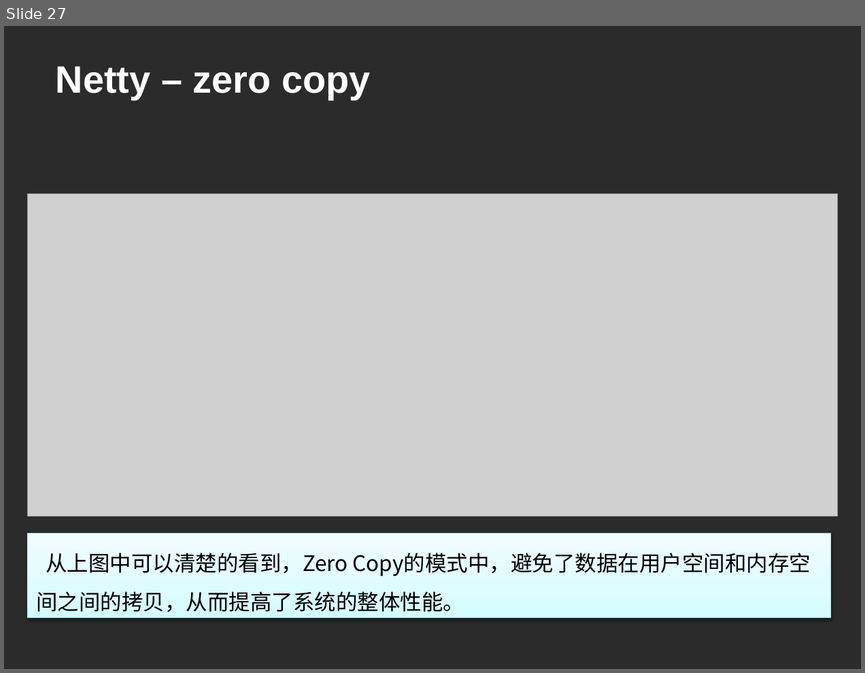
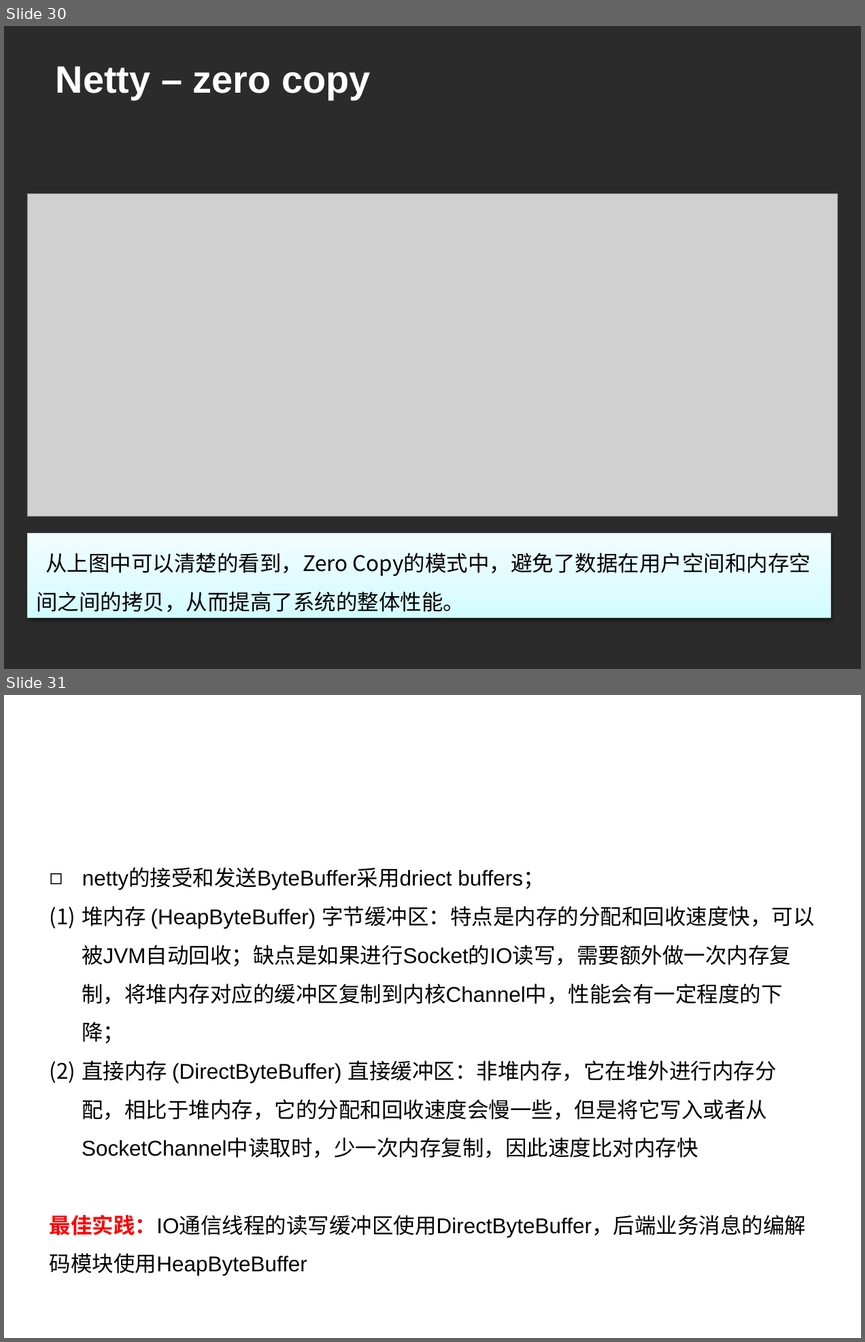
Before and after one commit to yilong7797/01-document, a slide deck: 05-netty/netty.pptx. Shown one above the other, each under a label of ours: slide 27 before the commit, slides 30 and 31 after it. The pictures are 865x673 and 865x1342 pixels, drawn with LibreOffice and Linux fonts; fonts in the diff are those of the drawing; grey boxes stand for pictures; background and template pictures are left out; a plain dark background stands for a picture behind light text. Boxes give left, top, right and bottom in pixels: in the first picture for what was removed or moved away, otherwise in the second. Text is boxed around its words. In the diff, an @@ line names an element or a change of style, - is before the commit and + after.

```diff
--- a/05-netty/netty.pptx
+++ b/05-netty/netty.pptx
@@ slide 31 added at box(4, 695, 861, 1338), background picture (left out) @@
@@ title added at box(47, 721, 818, 773), 32 pt, text #FFFFFF, bold @@
+Netty – zero copy
@@ text added at box(50, 868, 814, 1238), 18 pt, text #000000 @@
+◻ netty的接受和发送ByteBuffer采用driect buffers；
+(1) 堆内存 (HeapByteBuffer) 字节缓冲区：特点是内存的分配和回收速度快，可以被JVM自动回收；缺点是如果进行Socket的IO读写，需要额外做一次内存复制，将堆内存对应的缓冲区复制到内核Channel中，性能会有一定程度的下降；
+(2) 直接内存 (DirectByteBuffer) 直接缓冲区：非堆内存，它在堆外进行内存分配，相比于堆内存，它的分配和回收速度会慢一些，但是将它写入或者从SocketChannel中读取时，少一次内存复制，因此速度比对内存快
+最佳实践：IO通信线程的读写缓冲区使用DirectByteBuffer，后端业务消息的编解码模块使用HeapByteBuffer
@@ what was slide 27 is now slide 30 @@
```
Also in this commit, not shown: 2 slides changed, 4 other slides added, 1 other file.
